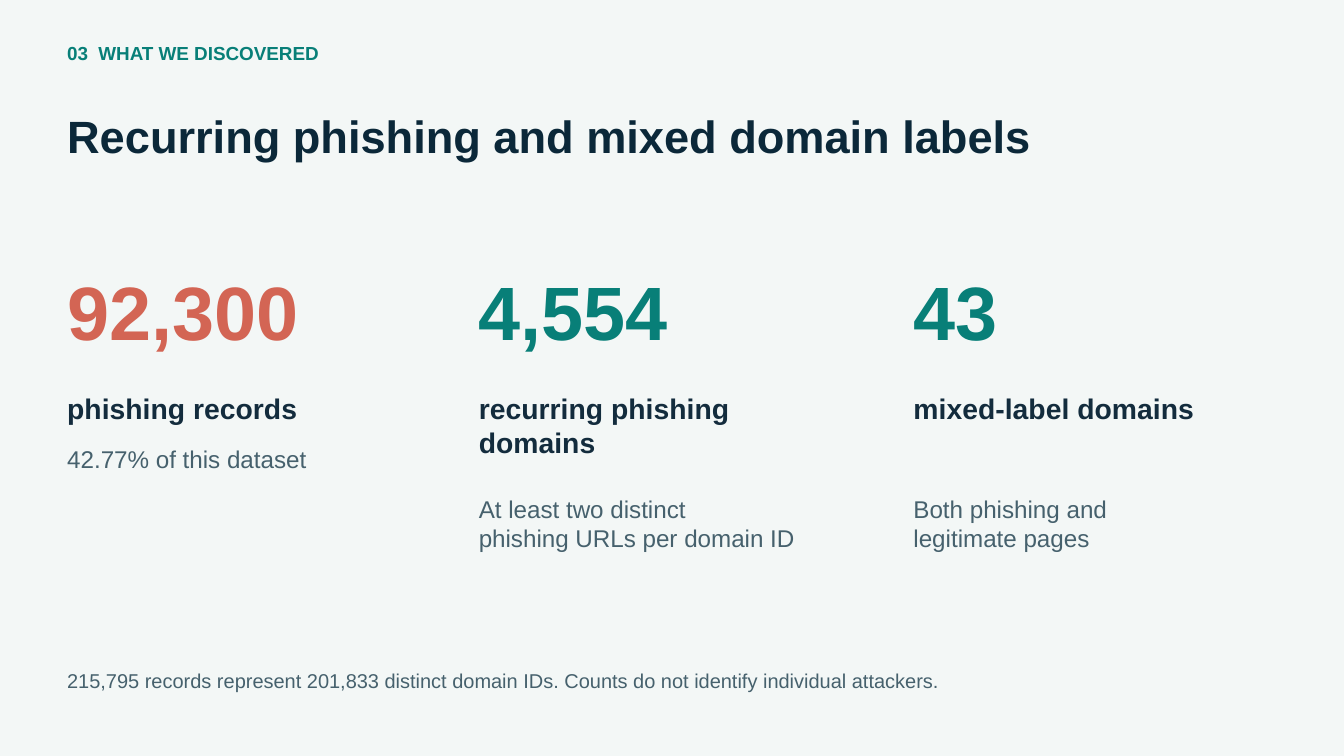
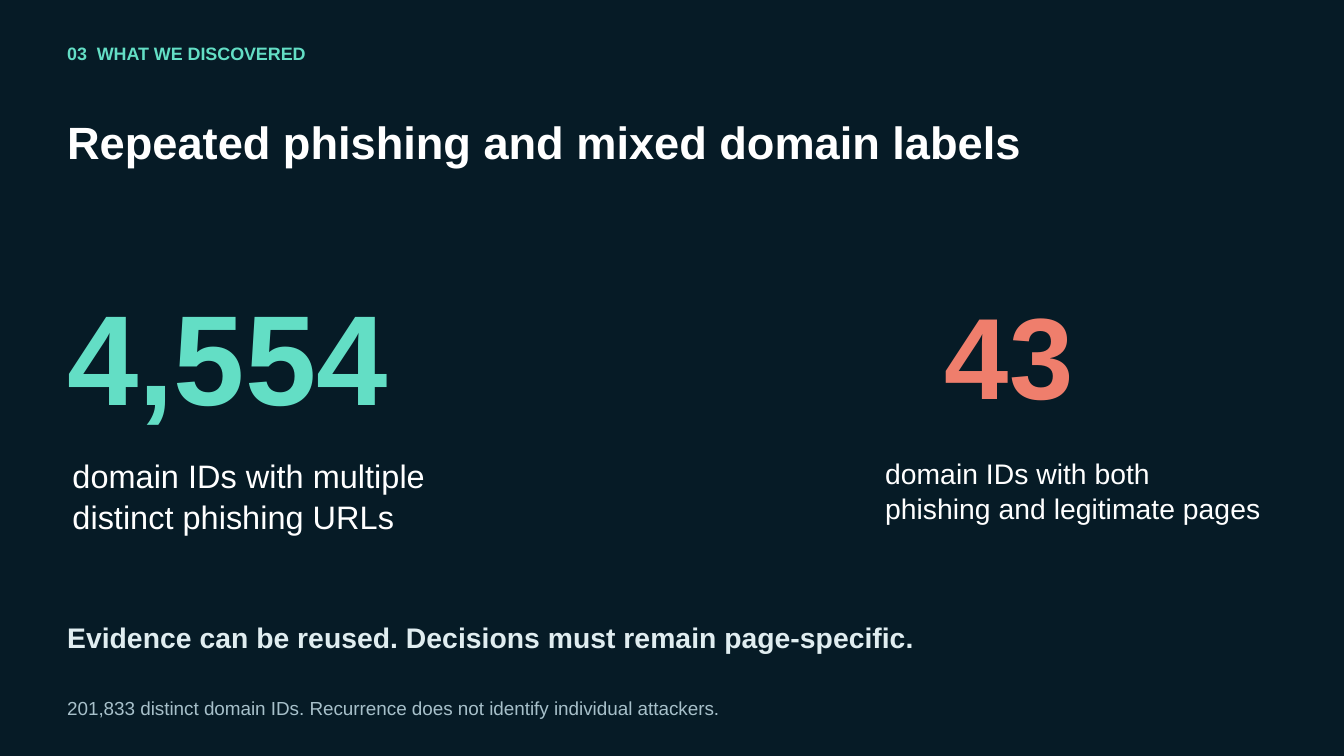
Before and after one commit to Kittybri/Daisie-s-Mascara, a slide deck: slide 3 of presentations/daisie-mascara-digital-immune-system.pptx. Drawn at 1344x756 pixels with LibreOffice and Linux fonts; fonts in the diff are those of the drawing. Boxes give left, top, right and bottom in pixels: in the first picture for what was removed or moved away, otherwise in the second. Text is boxed around its words. In the diff, an @@ line names an element or a change of style, - is before the commit and + after.

```diff
--- a/presentations/daisie-mascara-digital-immune-system.pptx
+++ b/presentations/daisie-mascara-digital-immune-system.pptx
@@ background #F3F7F6 to #061B26 @@
@@ text "03 WHAT WE DISCOVERED" at <box>67,47,306,60</box>: size 13.5 to 12.8 pt, text colour #087F78 to #63DEC5; line spacing 1 to 1.04 @@
@@ text at <box>67,126,1020,168</box>: text changed; text colour #0B2839 to #FFFFFF @@
-Recurring phishing and mixed domain labels
+Repeated phishing and mixed domain labels
@@ text "4,554": place and size @@
-text "4,554" at <box>479,288,668,352</box>
+text "4,554" at <box>67,317,387,425</box>
@@ text "4,554" at <box>67,317,387,425</box>: size 54 to 91.5 pt, text colour #087F78 to #63DEC5; line spacing 1 to 1.04 @@
@@ text removed at <box>67,287,298,352</box> @@
-92,300
@@ text "43": place and size @@
-text "43" at <box>914,287,998,341</box>
+text "43" at <box>945,318,1073,401</box>
@@ text "43" at <box>945,318,1073,401</box>: size 54 to 82.5 pt, text colour #087F78 to #EF7E6C; line spacing 1 to 1.04 @@
@@ text removed at <box>479,398,729,454</box> @@
-recurring phishing domains
@@ text removed at <box>913,398,1194,420</box> @@
-mixed-label domains
@@ text removed at <box>67,450,306,468</box> @@
-42.77% of this dataset
@@ text at <box>72,464,425,535</box>: text changed; size 20.2 to 23.2 pt; text colour #132C3D to #FFFFFF; bold off @@
-phishing records
+domain IDs with multiple
+distinct phishing URLs
@@ text at <box>885,463,1260,525</box>: text changed; size 17.2 to 20.2 pt; text colour #46616D to #FFFFFF @@
-Both phishing and
-legitimate pages
+domain IDs with both
+phishing and legitimate pages
@@ text removed at <box>479,500,794,552</box> @@
-At least two distinct
-phishing URLs per domain ID
@@ text added at <box>67,627,913,653</box>, 20.2 pt, text #E0EDF0, bold @@
+Evidence can be reused. Decisions must remain page-specific.
@@ text at <box>67,701,720,719</box>: text changed; size 14.2 to 13.5 pt; text colour #46616D to #A7C0CA @@
-215,795 records represent 201,833 distinct domain IDs. Counts do not identify individual attackers.
+201,833 distinct domain IDs. Recurrence does not identify individual attackers.
```
Also in this commit, not shown: 4 slides added, 4 slides removed, 25 other files.
